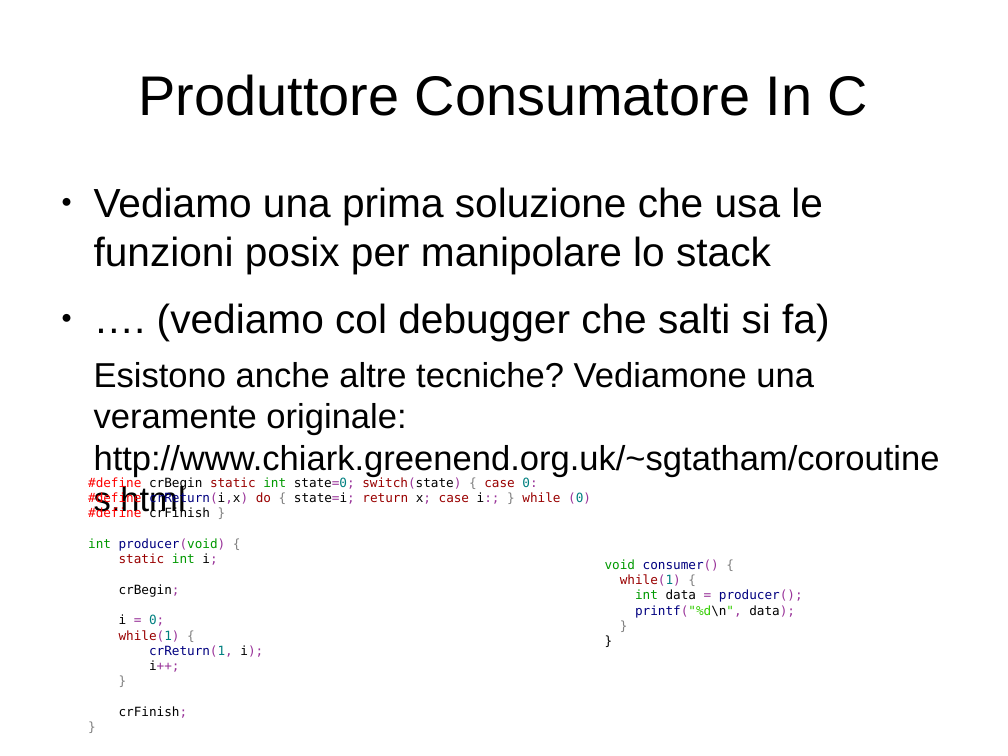
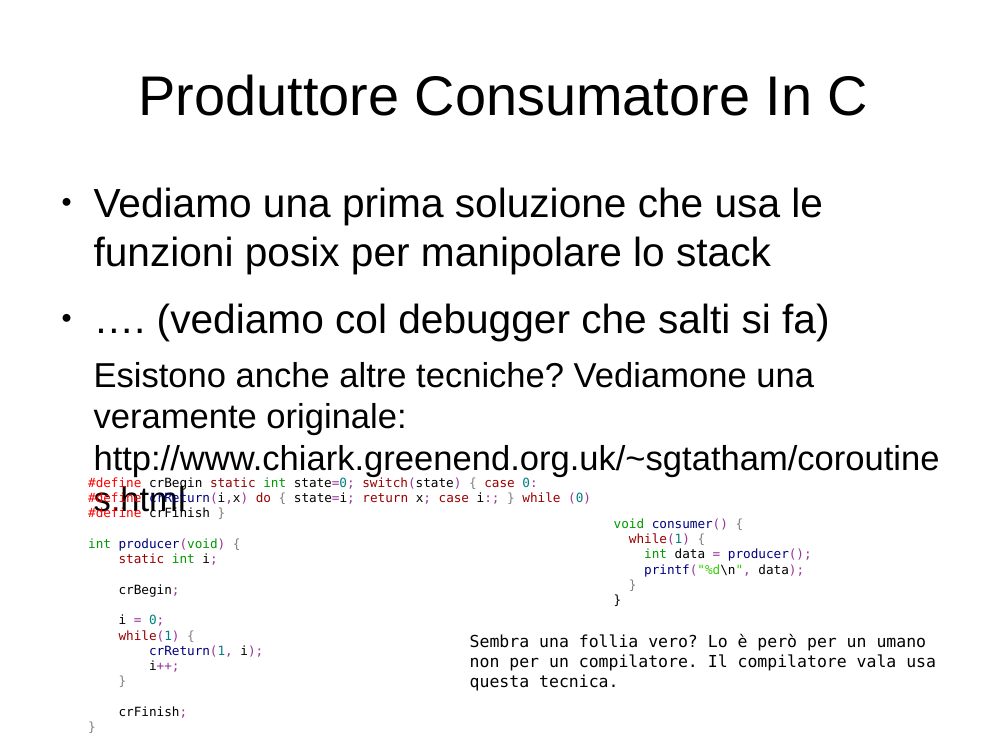
Before and after one commit to mdionisio/workshop_coroutine, a slide deck: slide 13 of presentazione.odp. Drawn at 1008x756 pixels with LibreOffice and Linux fonts; fonts in the diff are those of the drawing. Boxes give left, top, right and bottom in pixels: in the first picture for what was removed or moved away, otherwise in the second. Text is boxed around its words. In the diff, an @@ line names an element or a change of style, - is before the commit and + after.

```diff
--- a/presentazione.odp
+++ b/presentazione.odp
@@ text "void consumer() {": place and size @@
-text "void consumer() {" at box(605, 559, 803, 618)
+text "void consumer() {" at box(614, 518, 812, 577)
@@ text added at box(470, 633, 936, 691), 13 pt, text #000000 @@
+Sembra una follia vero? Lo è però per un umano non per un compilatore. Il compilatore vala usa questa tecnica.
```
Also in this commit, not shown: 2 other slides changed, 1 other file.
